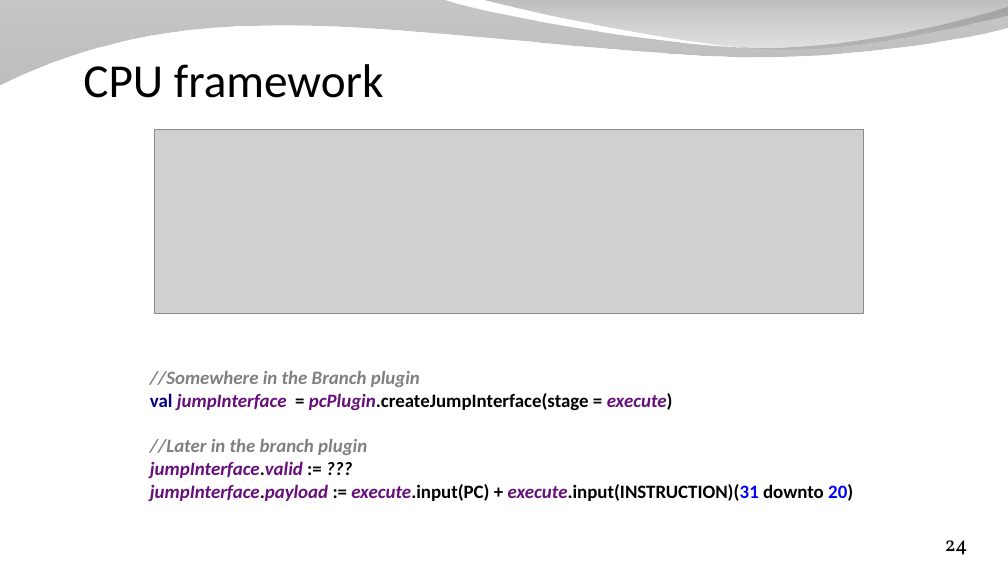
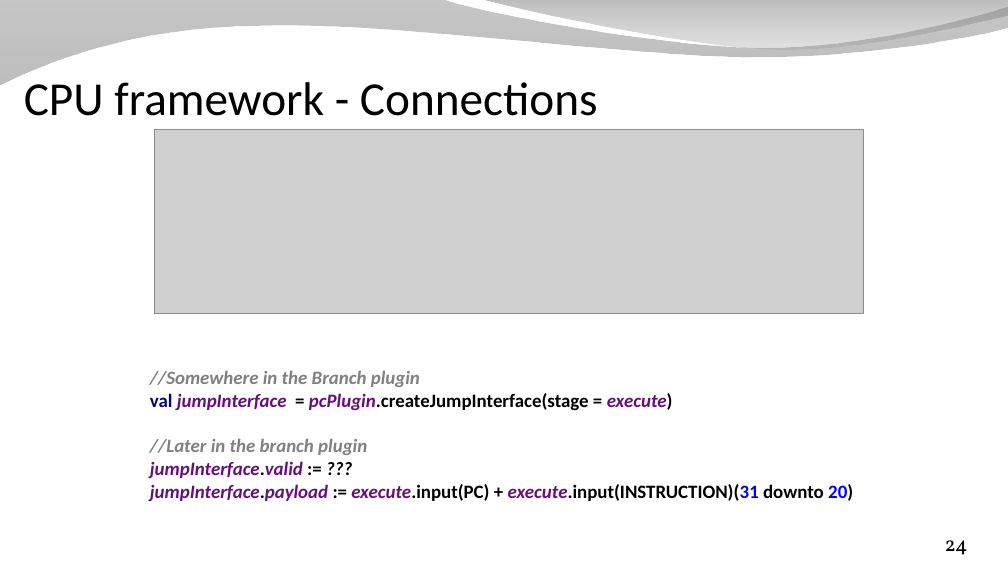
Before and after one commit to SpinalHDL/SpinalDoc, a slide deck: slide 24 of presentation/en/presentation_eth.odp. Drawn at 1008x567 pixels with LibreOffice and Linux fonts; fonts in the diff are those of the drawing; grey boxes stand for pictures; background and template pictures are left out. Boxes give left, top, right and bottom in pixels: in the first picture for what was removed or moved away, otherwise in the second. Text is boxed around its words. In the diff, an @@ line names an element or a change of style, - is before the commit and + after.

```diff
--- a/presentation/en/presentation_eth.odp
+++ b/presentation/en/presentation_eth.odp
@@ title at (x1=24, y1=82, x2=598, y2=116): text changed @@
-CPU framework
+CPU framework - Connections
```
Also in this commit, not shown: 3 other slides changed, 2 other files.
